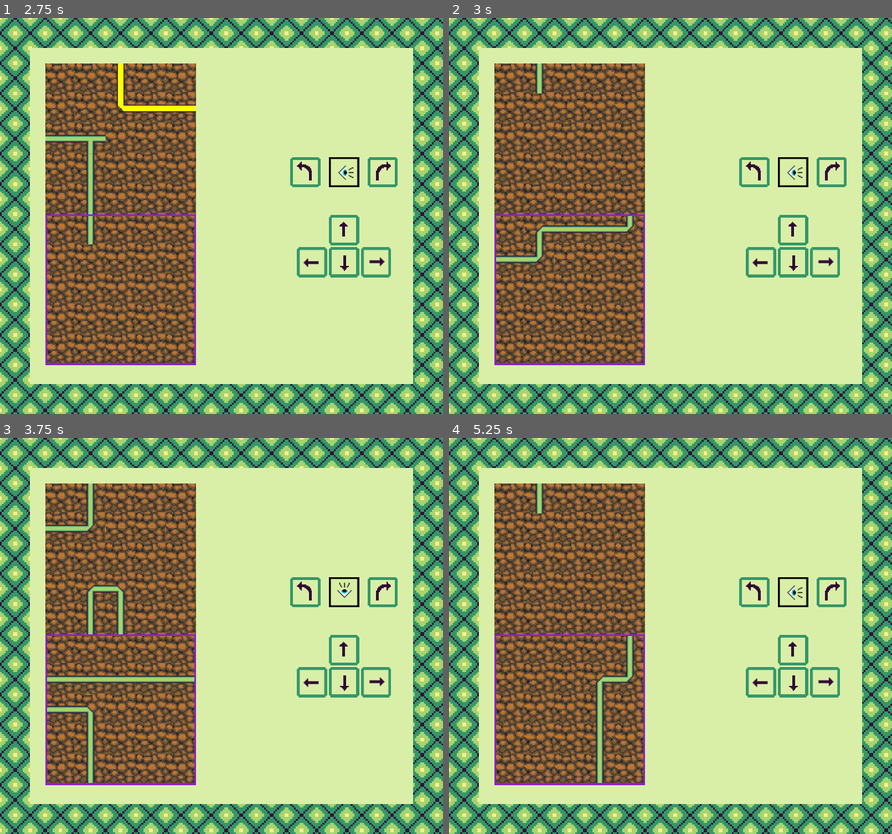
Above: before the commit, frames 1-4 (two rows, left to right).
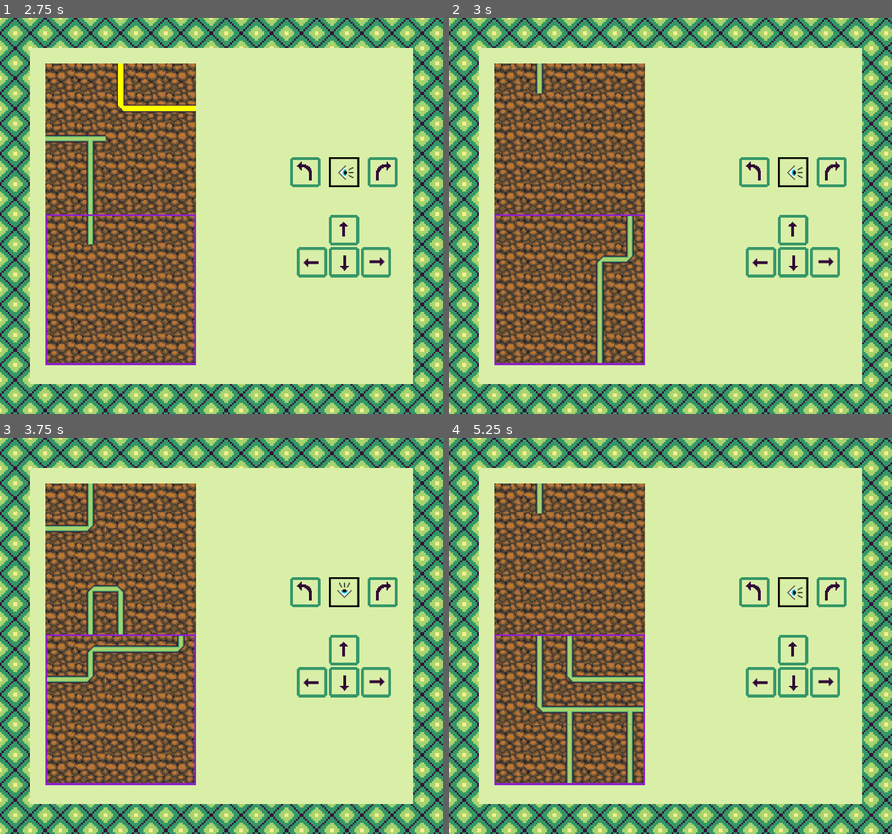
Above: after the commit, the same moments.

Repository: jojva/ld48
Game: Godot game, scene res://Main.tscn
Same seed, same stepped clock (60 frames per second), same inputs: the game is played once before the commit and once after it.
Inputs (mouse positions are in pixels of both pictures, inside the frame that each line leads up to):
- Up to frame 1 (2.75 s): click (345, 231) at 0.5 s; click (345, 231) at 1.25 s; click (345, 263) at 2 s
- Up to frame 2 (3 s): click (794, 263) at 2.75 s
- Up to frame 3 (3.75 s): click (305, 592) at 3.5 s
- Up to frame 4 (5.25 s): click (829, 592) at 4.25 s; click (759, 683) at 5 s

Frame 1 is identical in both runs. In frame 2, 1.4% of the frame differs, in the area x 10-42%, y 52-88%; in frame 3, 1.5%; in frame 4, 2.3%, in the area x 17-44%, y 50-88%.

Commit message:
improve level

Diff:
--- a/Main.tscn
+++ b/Main.tscn
@@ -338,3 +338,11 @@
 [connection signal="pressed" from="HUD/MarginContainer/ColorRect/MarginContainer/HBoxContainer/VBoxContainer/CenterContainer3/VBoxContainer/CenterContainer2/VBoxContainer/HBoxContainer/ShiftLeft" to="." method="_on_ShiftLeft_pressed"]
 [connection signal="pressed" from="HUD/MarginContainer/ColorRect/MarginContainer/HBoxContainer/VBoxContainer/CenterContainer3/VBoxContainer/CenterContainer2/VBoxContainer/HBoxContainer/GoDown" to="." method="_on_GoDown_pressed"]
 [connection signal="pressed" from="HUD/MarginContainer/ColorRect/MarginContainer/HBoxContainer/VBoxContainer/CenterContainer3/VBoxContainer/CenterContainer2/VBoxContainer/HBoxContainer/ShiftRight" to="." method="_on_ShiftRight_pressed"]
+
+[editable path="HUD/MarginContainer/ColorRect/MarginContainer/HBoxContainer/Container/Node2D/Tower"]
+[editable path="HUD/MarginContainer/ColorRect/MarginContainer/HBoxContainer/Container/Node2D/Tower/Level0"]
+[editable path="HUD/MarginContainer/ColorRect/MarginContainer/HBoxContainer/Container/Node2D/Tower/Level1"]
+[editable path="HUD/MarginContainer/ColorRect/MarginContainer/HBoxContainer/Container/Node2D/Tower/Level2"]
+[editable path="HUD/MarginContainer/ColorRect/MarginContainer/HBoxContainer/Container/Node2D/Tower/Level3"]
+[editable path="HUD/MarginContainer/ColorRect/MarginContainer/HBoxContainer/Container/Node2D/Tower/Level4"]
+[editable path="HUD/MarginContainer/ColorRect/MarginContainer/HBoxContainer/Container/Node2D/Tower/Level5"]
--- a/Tower.tscn
+++ b/Tower.tscn
@@ -263,7 +263,7 @@
 tile_data = PoolIntArray( 0, 1, 0, 1, 1, 0, 2, 1, 0, 3, 1, 0, 4, 1, 0, 5, 1, 0, 6, 1, 0, 7, 1, 0, 8, 1, 0, 9, 1, 0, 10, …(1197 unchanged characters)…
 
 [node name="Circuit" parent="Level2" index="1"]
-tile_data = PoolIntArray( 1, -1610612734, 0, 2, 1610612739, 0, 3, 1610612739, 0, 4, -1073741822, 0, 9, -1610612733, 0, 11, -1610612733, 0, 12, -1610612733, 0, 65536, 1610612739, 0, 65537, -1073741822, 0, 65544, -1610612734, 0, 65545, -1073741822, 0, 65547, -1610612733, 0, 65548, 2, 0, 65549, 3, 0, 65550, 3, 0, 65551, 3, 0, 65552, 3, 0, 65553, 3, 0, 65554, 3, 0, 65555, 3, 0, 131080, -1610612733, 0, 131083, 2, 0, 131084, 1, 0, 131085, 3, 0, 131086, 1, 0, 131087, 3, 0, 131088, 1610612738, 0, 196616, -1610612733, 0, 196620, -1073741821, 0, 196622, -1073741821, 0, 196624, -1073741821, 0, 262152, -1610612733, 0, 262156, -1073741821, 0, 262158, -1073741821, 0, 262160, -1073741821, 0 )
+tile_data = PoolIntArray( 4, -1610612733, 0, 6, -1610612733, 0, 7, -1610612733, 0, 16, -1610612734, 0, 17, 1610612739, 0, 18, 1610612739, 0, 19, -1073741822, 0, 65539, -1610612734, 0, 65540, -1073741822, 0, 65542, -1610612733, 0, 65543, 2, 0, 65544, 3, 0, 65545, 3, 0, 65546, 3, 0, 65547, 3, 0, 65548, 3, 0, 65549, 3, 0, 65550, 3, 0, 65551, 1610612739, 0, 65552, -1073741822, 0, 131075, -1610612733, 0, 131078, 2, 0, 131079, 1, 0, 131080, 3, 0, 131081, 1, 0, 131082, 3, 0, 131083, 1610612738, 0, 196611, -1610612733, 0, 196615, -1073741821, 0, 196617, -1073741821, 0, 196619, -1073741821, 0, 262147, -1610612733, 0, 262151, -1073741821, 0, 262153, -1073741821, 0, 262155, -1073741821, 0 )
 
 [node name="Level3" parent="." instance=ExtResource( 4 )]
 position = Vector2( 0, 480 )
@@ -281,7 +281,7 @@
 tile_data = PoolIntArray( 0, 1, 0, 1, 1, 0, 2, 1, 0, 3, 1, 0, 4, 1, 0, 5, 1, 0, 6, 1, 0, 7, 1, 0, 8, 1, 0, 9, 1, 0, 10, …(1197 unchanged characters)…
 
 [node name="Circuit" parent="Level4" index="1"]
-tile_data = PoolIntArray( 4, -1073741821, 0, 9, -1073741821, …(728 unchanged characters)… 1, 0, 196621, -1073741821, 0, 196623, -1610612734, 0, 196624, 3, 0, 196625, 3, 0, 196626, …(279 unchanged characters)…
+tile_data = PoolIntArray( 4, -1073741821, 0, 9, -1073741821, …(728 unchanged characters)… 1, 0, 196621, -1073741821, 0, 196623, -1073741823, 0, 196624, 3, 0, 196625, 3, 0, 196626, …(279 unchanged characters)…
 
 [node name="Level5" parent="." instance=ExtResource( 4 )]
 position = Vector2( 0, 800 )
@@ -290,7 +290,7 @@
 tile_data = PoolIntArray( 0, 1, 0, 1, 1, 0, 2, 1, 0, 3, 1, 0, 4, 1, 0, 5, 1, 0, 6, 1, 0, 7, 1, 0, 8, 1, 0, 9, 1, 0, 10, …(1197 unchanged characters)…
 
 [node name="Circuit" parent="Level5" index="1"]
-tile_data = PoolIntArray( 1, -1610612733, 0, 4, -1073741821, …(256 unchanged characters)… 21, 0, 65555, -1610612734, 0, 131074, -1610612734, 0, 131075, 1610612739, 0, 131076, -107 …(470 unchanged characters)…
+tile_data = PoolIntArray( 1, -1610612733, 0, 4, -1073741821, …(256 unchanged characters)… 21, 0, 65555, -1610612734, 0, 131074, -1073741823, 0, 131075, 1610612739, 0, 131076, -107 …(470 unchanged characters)…
 
 [node name="Light" type="TileMap" parent="."]
 tile_set = SubResource( 1 )
